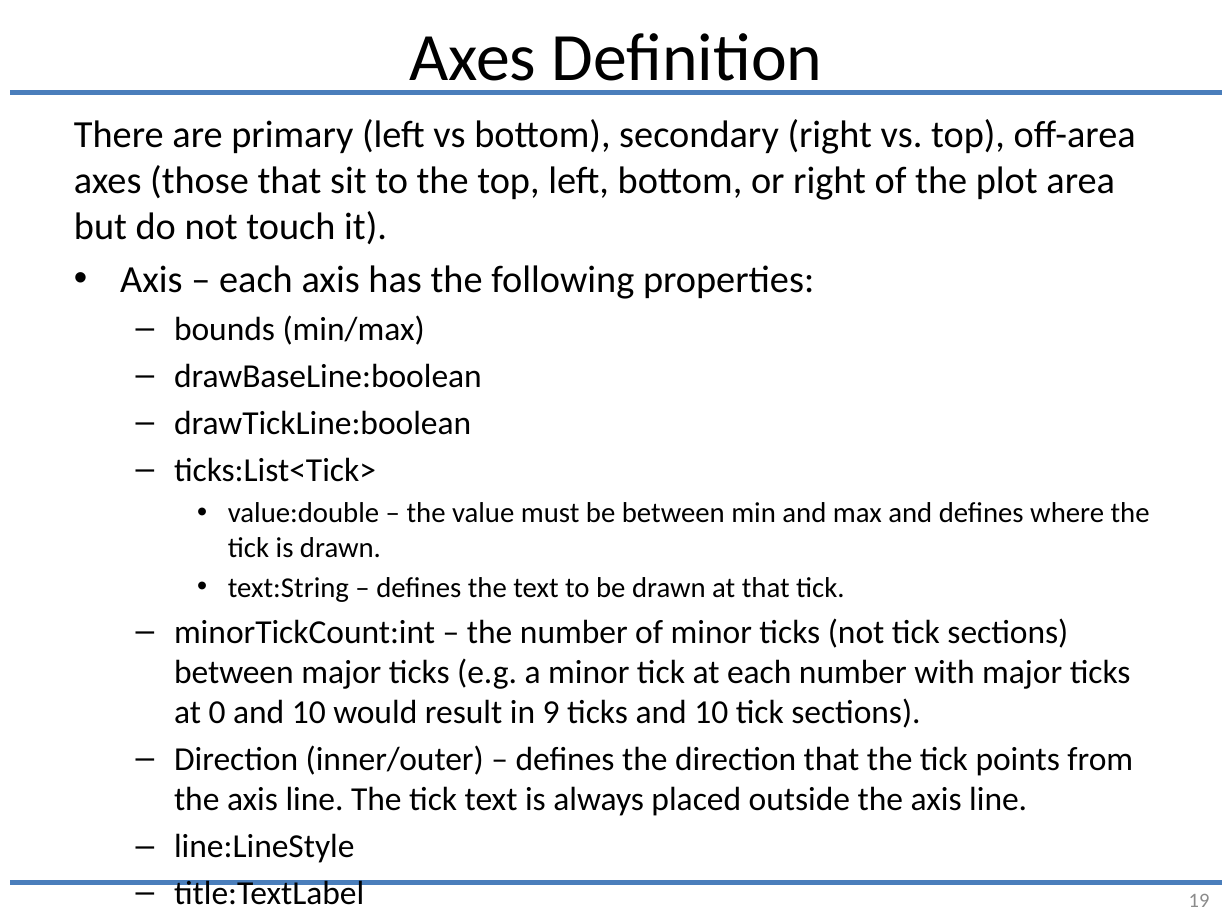
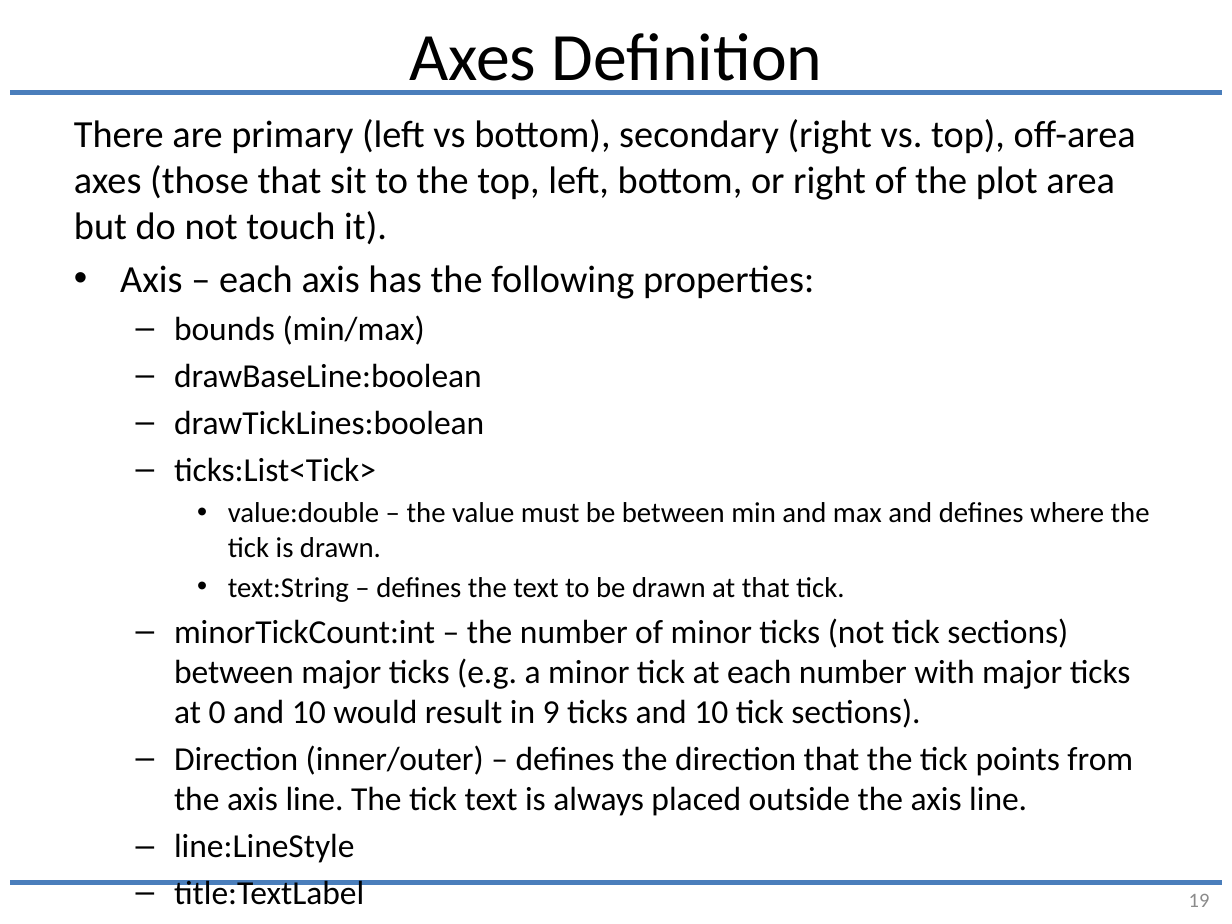
Before and after one commit to joesgordon/gordoza-code, a slide deck: slide 19 of java/JChartLib/docs/ui_framing.pptx. Drawn at 1232x924 pixels with LibreOffice and Linux fonts; fonts in the diff are those of the drawing. Boxes give left, top, right and bottom in pixels: in the first picture for what was removed or moved away, otherwise in the second. Text is boxed around its words. In the diff, an @@ line names an element or a change of style, - is before the commit and + after.

```diff
--- a/java/JChartLib/docs/ui_framing.pptx
+++ b/java/JChartLib/docs/ui_framing.pptx
@@ text at (174, 410, 484, 435): text changed @@
-  – drawTickLine:boolean
+  – drawTickLines:boolean
```
Also in this commit, not shown: 2 other slides changed, 10 other files.
